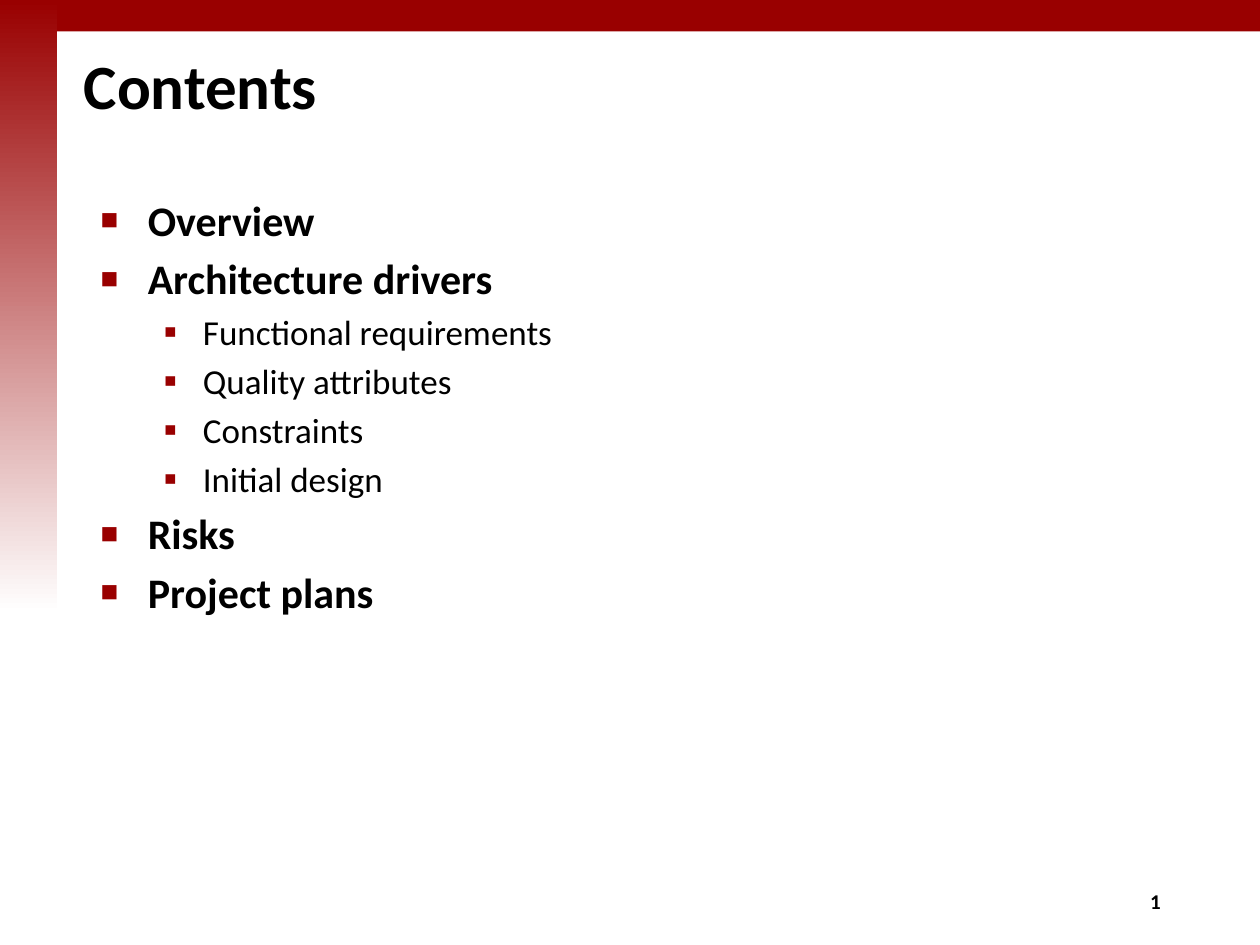
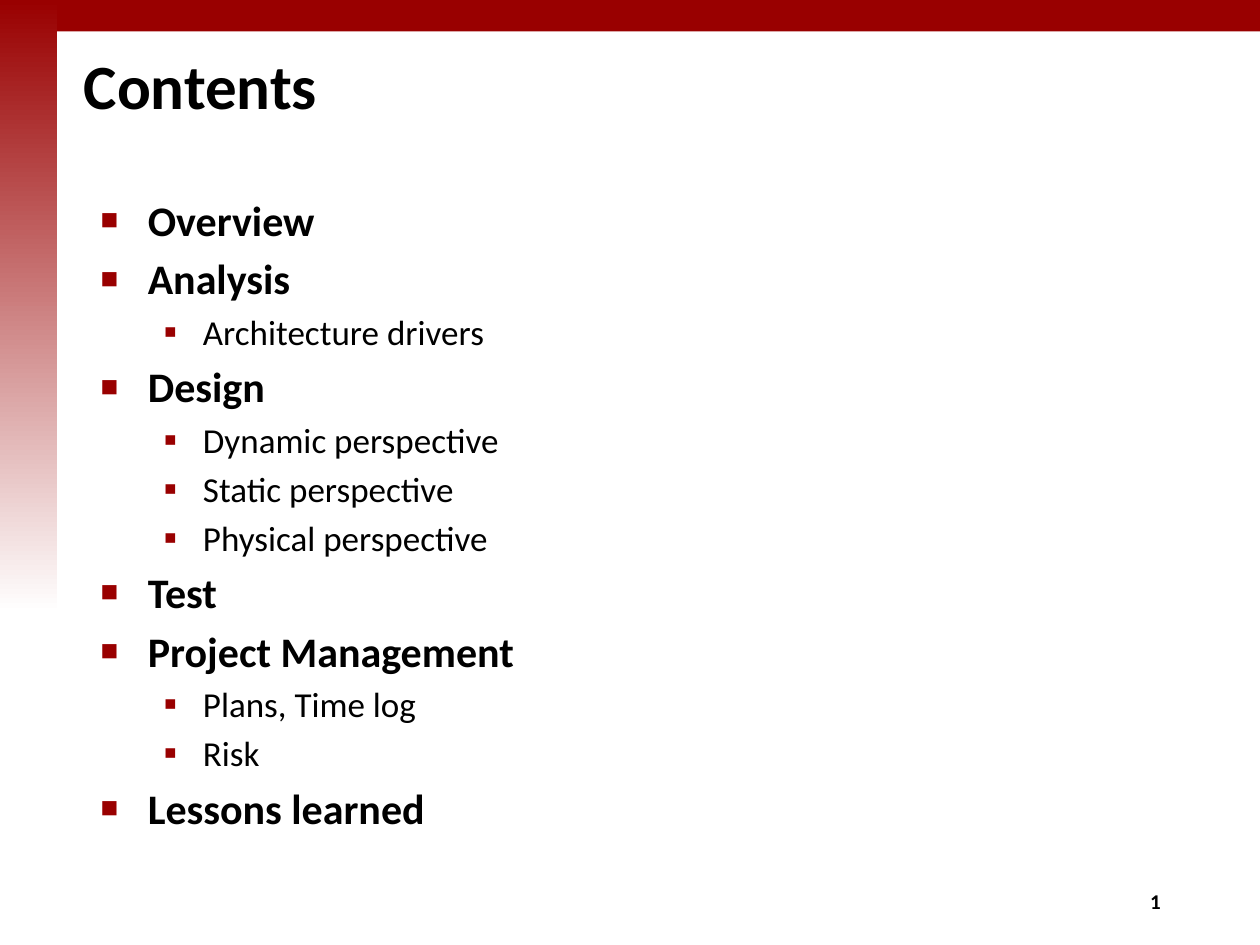
Before and after one commit to iluvjinhee/SureParkSystem, a slide deck: slide 2 of DesignDocument/(5Team_Presentation_002) Final presentation.pptx. Drawn at 1260x945 pixels with LibreOffice and Linux fonts; fonts in the diff are those of the drawing; background and template pictures are left out. Boxes give left, top, right and bottom in pixels: in the first picture for what was removed or moved away, otherwise in the second. Text is boxed around its words. In the diff, an @@ line names an element or a change of style, - is before the commit and + after.

Commit message:
test case commit

```diff
--- a/DesignDocument/(5Team_Presentation_002) Final presentation.pptx
+++ b/DesignDocument/(5Team_Presentation_002) Final presentation.pptx
@@ text at (x1=148, y1=264, x2=290, y2=301): paragraph added @@
+■ Analysis
@@ text at (x1=203, y1=320, x2=484, y2=346): size 24 to 20 pt, bold off in "Architecture drivers"; bullet ■ to ▪; list level 1 to 2 in "Architecture drivers" @@
@@ text at (x1=148, y1=372, x2=514, y2=825): text changed @@
-  ▪ Functional requirements
-  ▪ Quality attributes
-  ▪ Constraints
-  ▪ Initial design
-■ Risks
-■ Project plans
+■ Design
+  ▪ Dynamic perspective
+  ▪ Static perspective
+  ▪ Physical perspective
+■ Test
+■ Project Management
+  ▪ Plans, Time log
+  ▪ Risk
+■ Lessons learned
```
Also in this commit, not shown: 6 other slides changed, 2 slides added, 7 slides removed, 3 other files.
